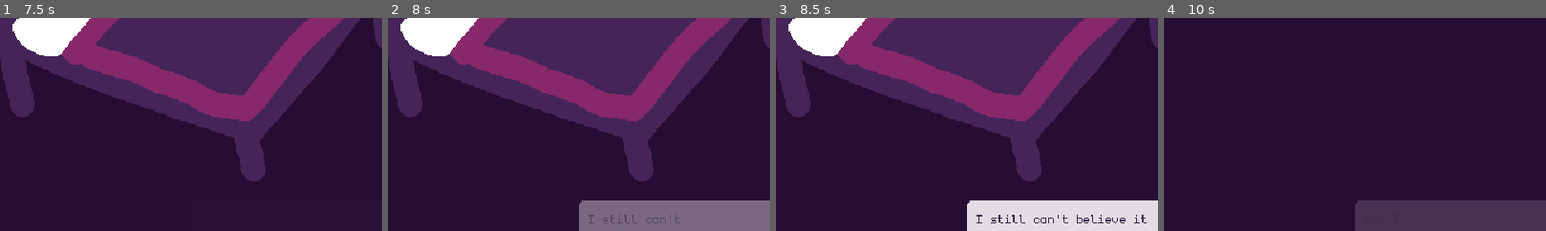
Above: before the commit, frames 1-4 (left to right).
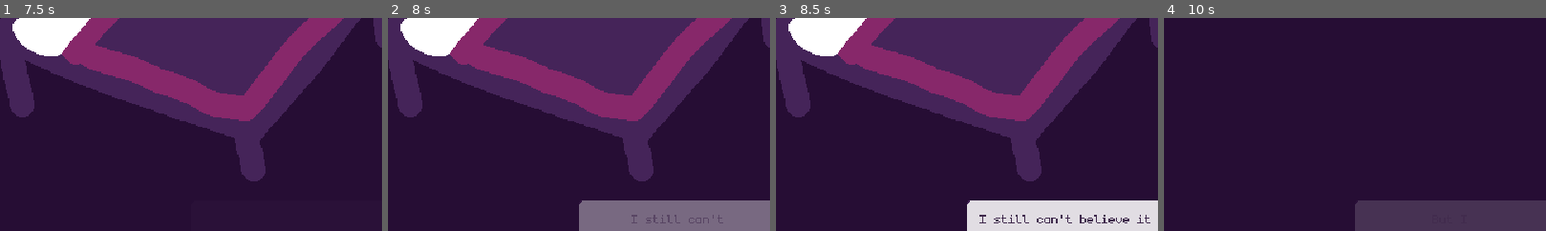
Above: after the commit, the same moments.

Repository: RachelfTech/LD56
Game: Godot game, scene res://scenes/main.tscn
Two runs of this game, one before a commit and one after it. Both use one fixed random seed, a clock stepped at 60 frames per second and the inputs below.
Inputs (mouse positions are % of the whole screen's width and height, from its top left):
- Up to frame 1 (7.5 s): tap Enter at 0.5 s; move the mouse to (72, 45) at 0.52 s; click (72, 45) at 0.6 s; move the mouse to (30, 55) at 1.27 s; click (30, 55) at 1.35 s; move the mouse to (60, 28) at 2.02 s; click (60, 28) at 2.1 s; move the mouse to (45, 71) at 2.77 s; click (45, 71) at 2.85 s; tap Space at 3.5 s; move the mouse to (80, 66) at 3.52 s; click (80, 66) at 3.6 s; move the mouse to (20, 35) at 4.27 s; click (20, 35) at 4.35 s; move the mouse to (55, 50) at 5.02 s; click (55, 50) at 5.1 s; move the mouse to (35, 25) at 5.77 s; click (35, 25) at 5.85 s; move the mouse to (72, 45) at 6.52 s; click (72, 45) at 6.6 s; move the mouse to (30, 55) at 7.27 s; click (30, 55) at 7.35 s
- Up to frame 2 (8 s): no input
- Up to frame 3 (8.5 s): move the mouse to (60, 28) at 8.02 s; click (60, 28) at 8.1 s
- Up to frame 4 (10 s): move the mouse to (45, 71) at 8.77 s; click (45, 71) at 8.85 s; move the mouse to (80, 66) at 9.52 s; click (80, 66) at 9.6 s
The pictures show only the part of the screen within x 12-62%, y 47-97%; the shares and areas given below are measured in that part.

Frame 1 is identical in both runs. In frame 2, 0.3% of the frame differs, in the area x 52-88%, y 92-97%; in frame 3, 0.6%, in the area x 52-98%, y 92-97%; in frame 4, less than 0.1%.

Commit message:
Add sunset sequence

Diff:
--- a/intro.gd
+++ b/intro.gd
@@ -1,7 +1,7 @@
 extends Sequence
 
 var sequence_text: Array[String] = [
-    "[center]I woke up one morning and you had [wave]changed....[/wave][/center]",
+    "I woke up one morning and you had [wave]changed....[/wave]",
     "I still can't believe it actually happened."]
 
 
--- a/scenes/main.tscn
+++ b/scenes/main.tscn
@@ -1,10 +1,11 @@
-[gd_scene load_steps=5 format=3 uid="uid://bp4jcxyjyk1s3"]
+[gd_scene load_steps=6 format=3 uid="uid://bp4jcxyjyk1s3"]
 
 [ext_resource type="Script" path="res://scripts/main.gd" id="1_gp8ab"]
 [ext_resource type="PackedScene" uid="uid://bs0de71r2yt7w" path="res://scenes/sequences/start.tscn" id="2_0pfq4"]
 [ext_resource type="PackedScene" uid="uid://c41up3rewux47" path="res://scenes/sequences/intro.tscn" id="2_4y1aa"]
 [ext_resource type="PackedScene" uid="uid://d0q8vlch31awy" path="res://scenes/sequences/second.tscn" id="3_ldwvn"]
+[ext_resource type="PackedScene" uid="uid://ceyoxr6n20680" path="res://scenes/sequences/sunset.tscn" id="5_1yrgj"]
 
 [node name="Main" type="Node2D"]
 script = ExtResource("1_gp8ab")
-sequences_scenes = Array[PackedScene]([ExtResource("2_0pfq4"), ExtResource("2_4y1aa"), ExtResource("3_ldwvn")])
+sequences_scenes = Array[PackedScene]([ExtResource("2_0pfq4"), ExtResource("2_4y1aa"), ExtResource("3_ldwvn"), ExtResource("5_1yrgj")])
--- a/scenes/sequences/start.gd
+++ b/scenes/sequences/start.gd
@@ -1,7 +1,7 @@
 extends Sequence
 
 
-var sequence_text: Array[String] = ["[center]Click to continue[/center]"]
+var sequence_text: Array[String] = ["Click to begin"]
 
 @export var play_sprite: Sprite2D
 
--- /dev/null
+++ b/scenes/sequences/sunset.gd
@@ -0,0 +1,38 @@
+extends Sequence
+
+var sequence_text: Array[String] = [
+    "Maybe the real question was never [wave]\"would you still love me?\"[/wave]",
+    "It was [wave]\"How would your love evolve?\"[/wave]"]
+
+var allow_advance: bool = false
+
+# Called when the node enters the scene tree for the first time.
+func _ready() -> void:
+    super()
+    start()
+
+
+# Called every frame. 'delta' is the elapsed time since the previous frame.
+func _process(delta: float) -> void:
+    pass
+
+func _input(_event: InputEvent) -> void:
+    if allow_advance and Input.is_action_just_pressed("left-click"):
+            allow_advance = false
+            var text_finished: bool = text_renderer.advance_text()
+            if text_finished:
+                end()
+
+func start():
+    text_renderer.set_sequence_text(sequence_text)
+    text_renderer.play_text()
+
+func _handle_animation_finished(_animation_name: String):
+    pass
+
+func _handle_line_rendered():
+    allow_advance = true
+    text_renderer.animate_ready()
+
+func _handle_all_text_rendered():
+    animation_player.play("play")
--- /dev/null
+++ b/scenes/sequences/sunset.tscn
@@ -0,0 +1,87 @@
+[gd_scene load_steps=10 format=3 uid="uid://ceyoxr6n20680"]
+
+[ext_resource type="Script" path="res://scenes/sequences/sunset.gd" id="1_32h4v"]
+[ext_resource type="PackedScene" uid="uid://b8o4pk44fpdkr" path="res://scenes/text_renderer.tscn" id="2_l82vn"]
+[ext_resource type="Texture2D" uid="uid://40iigwpaay1x" path="res://assets/art/sunset.png" id="3_l4kww"]
+
+[sub_resource type="Animation" id="Animation_eokru"]
+resource_name = "play"
+length = 10.0
+tracks/0/type = "value"
+tracks/0/imported = false
+tracks/0/enabled = true
+tracks/0/path = NodePath("AnimatedSprite2D:modulate")
+tracks/0/interp = 1
+tracks/0/loop_wrap = true
+tracks/0/keys = {
+"times": PackedFloat32Array(0.333333, 2.33333),
+"transitions": PackedFloat32Array(1, 1),
+"update": 0,
+"values": [Color(1, 1, 1, 0), Color(1, 1, 1, 1)]
+}
+
+[sub_resource type="Animation" id="Animation_v8aeg"]
+length = 0.001
+tracks/0/type = "value"
+tracks/0/imported = false
+tracks/0/enabled = true
+tracks/0/path = NodePath("AnimatedSprite2D:modulate")
+tracks/0/interp = 1
+tracks/0/loop_wrap = true
+tracks/0/keys = {
+"times": PackedFloat32Array(0),
+"transitions": PackedFloat32Array(1),
+"update": 0,
+"values": [Color(1, 1, 1, 0)]
+}
+
+[sub_resource type="AnimationLibrary" id="AnimationLibrary_k3msu"]
+_data = {
+"RESET": SubResource("Animation_v8aeg"),
+"play": SubResource("Animation_eokru")
+}
+
+[sub_resource type="AtlasTexture" id="AtlasTexture_cuaii"]
+atlas = ExtResource("3_l4kww")
+region = Rect2(0, 0, 640, 360)
+
+[sub_resource type="AtlasTexture" id="AtlasTexture_esyaj"]
+atlas = ExtResource("3_l4kww")
+region = Rect2(640, 0, 640, 360)
+
+[sub_resource type="SpriteFrames" id="SpriteFrames_7nsca"]
+animations = [{
+"frames": [{
+"duration": 1.0,
+"texture": SubResource("AtlasTexture_cuaii")
+}, {
+"duration": 1.0,
+"texture": SubResource("AtlasTexture_esyaj")
+}],
+"loop": true,
+"name": &"default",
+"speed": 2.0
+}]
+
+[node name="BaseSequence" type="Node" node_paths=PackedStringArray("animation_player", "text_renderer", "camera")]
+script = ExtResource("1_32h4v")
+animation_player = NodePath("AnimationPlayer")
+text_renderer = NodePath("TextRenderer")
+camera = NodePath("Camera2D")
+
+[node name="TextRenderer" parent="." instance=ExtResource("2_l82vn")]
+
+[node name="Camera2D" type="Camera2D" parent="."]
+anchor_mode = 0
+
+[node name="AnimationPlayer" type="AnimationPlayer" parent="."]
+libraries = {
+"": SubResource("AnimationLibrary_k3msu")
+}
+
+[node name="AnimatedSprite2D" type="AnimatedSprite2D" parent="."]
+modulate = Color(1, 1, 1, 0)
+position = Vector2(320, 180)
+sprite_frames = SubResource("SpriteFrames_7nsca")
+autoplay = "default"
+frame_progress = 0.756779
--- a/script_templates/Sequence/default_sequence.gd
+++ b/script_templates/Sequence/default_sequence.gd
@@ -8,6 +8,7 @@
 # Called when the node enters the scene tree for the first time.
 func _ready() -> void:
     super()
+    start()
 
 
 # Called every frame. 'delta' is the elapsed time since the previous frame.
@@ -25,3 +26,6 @@
 
 func _handle_line_rendered():
     pass
+
+func _handle_all_text_rendered():
+    pass
--- a/scripts/sequence.gd
+++ b/scripts/sequence.gd
@@ -8,11 +8,14 @@
 
 var id: Globals.Sequences
 
+
 signal finished
 
 func _ready() -> void:
     if text_renderer:
         text_renderer.line_rendered.connect(_handle_line_rendered)
+        text_renderer.all_text_rendered.connect(_handle_all_text_rendered)
+
     if animation_player:
         animation_player.animation_finished.connect(_handle_animation_finished)
 
@@ -27,3 +30,6 @@
 
 func _handle_line_rendered():
     pass
+
+func _handle_all_text_rendered():
+    pass
--- a/scripts/text_renderer.gd
+++ b/scripts/text_renderer.gd
@@ -15,6 +15,7 @@
 var silent: bool = false
 
 signal line_rendered
+signal all_text_rendered
 
 # Called when the node enters the scene tree for the first time.
 func _ready() -> void:
@@ -48,7 +49,7 @@
     return false
 
 func _animate_in():
-    text_label.text = current_text
+    text_label.text = "[center]" + current_text + "[/center]"
 
     if not silent:
         audio_player.play()
@@ -62,10 +63,13 @@
     await tween.finished
     line_rendered.emit()
 
+    if current_text_index == current_text_list.size() - 1:
+        all_text_rendered.emit()
+
 func animate_ready():
     print("ready")
     ready_animate_tween = self.create_tween().set_loops()
-    ready_animate_tween.tween_interval(1)
+    ready_animate_tween.tween_interval(1.5)
     ready_animate_tween.tween_property(text_container, "modulate:a", .75, 1).set_ease(Tween.EASE_IN_OUT).set_trans(Tween.TRANS_SINE)
     ready_animate_tween.tween_interval(0)
     ready_animate_tween.tween_property(text_container, "modulate:a", 1, .8).set_ease(Tween.EASE_IN_OUT).set_trans(Tween.TRANS_SINE)
Binary file added: assets/art/sunset.png
Not shown, added: assets/art/sunset.png.import
